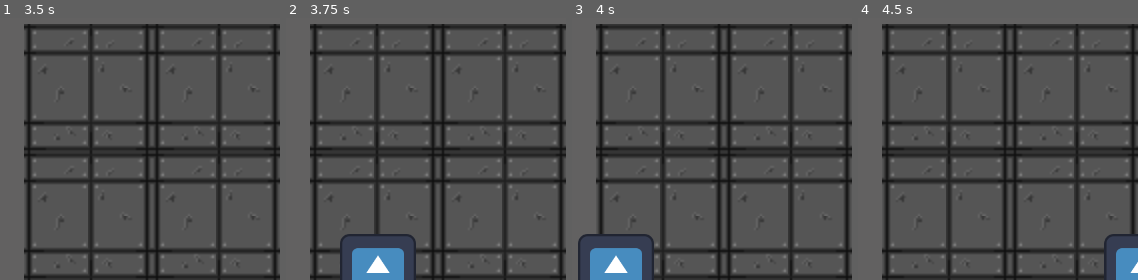
Above: before the commit, frames 1-4 (left to right).
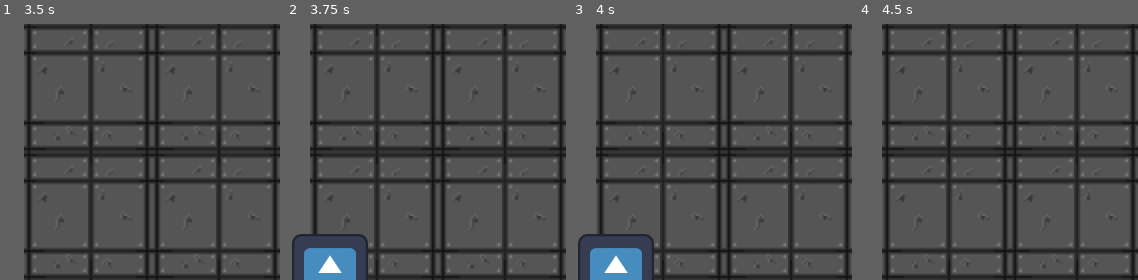
Above: after the commit, the same moments.

Repository: caterbob/ASLJA-OGPC-2025
Game: Godot game, scene res://world.tscn
Two runs of this game, one before a commit and one after it. Both use one fixed random seed, a clock stepped at 60 frames per second and the inputs below. The engine's default icon, where the game draws it, is replaced by a stand-in: a white triangle on a blue panel in a dark square.
Inputs:
- Up to frame 1 (3.5 s): tap Enter (ui_accept) at 0.5, 0.77, 1.25, 1.52, 2, 2.75, 3.02 s; hold Right (ui_right) 0.53-2.03 s; hold Left (ui_left) from 2.03 s (still down)
- Up to frame 2 (3.75 s): keep holding Left (ui_left); tap Enter (ui_accept) at 3.5 s
- Up to frame 3 (4 s): keep holding Left (ui_left); tap Enter (ui_accept) at 3.77 s
- Up to frame 4 (4.5 s): tap Enter (ui_accept) at 4.25 s; release Left (ui_left) at 4.28 s; hold Right (ui_right) from 4.28 s (still down)

Frame 1 is identical in both runs. In frame 2, 6.9% of the frame differs, in the area x 2-47%, y 82-100%; in frame 3, less than 0.1%; in frame 4, 1.9%.

Commit message:
1200 Player Speed

Diff:
--- a/the-game/player.gd
+++ b/the-game/player.gd
@@ -1,7 +1,7 @@
 extends CharacterBody2D
 
 
-const SPEED = 600.0
+const SPEED = 1200.0
 
 
 
